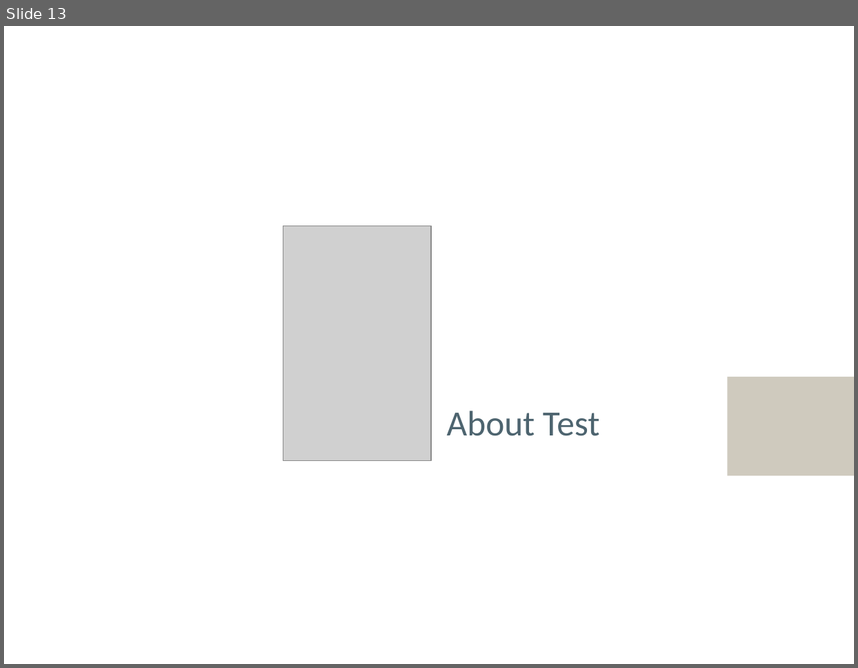
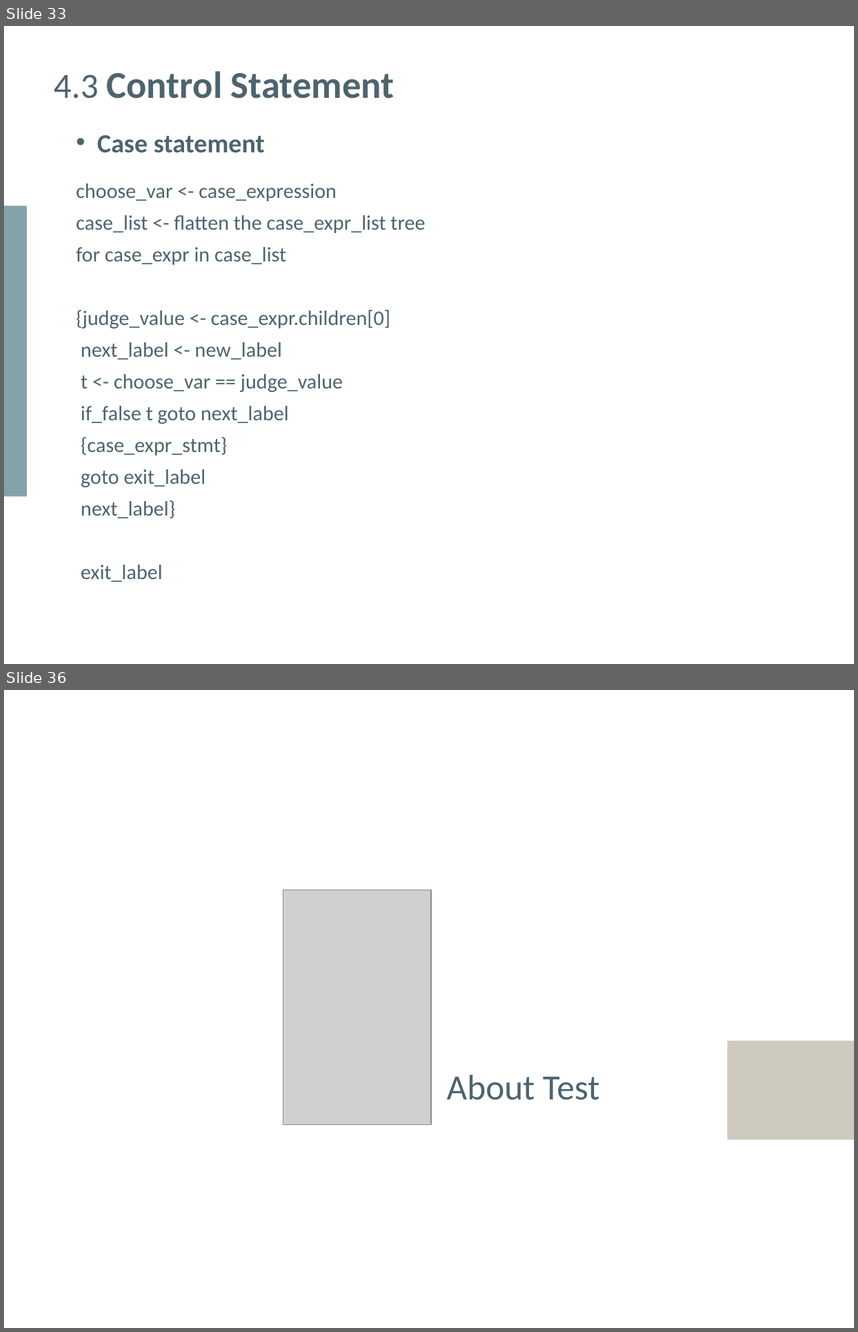
Before and after one commit to Yeeef/SOUP, a slide deck: report/Presentation.pptx. Shown one above the other, each under a label of ours: slide 13 before the commit, slides 33 and 36 after it; the slides between them are not shown. The pictures are 858x668 and 858x1332 pixels, drawn with LibreOffice and Linux fonts; fonts in the diff are those of the drawing; grey boxes stand for pictures. Boxes give left, top, right and bottom in pixels: in the first picture for what was removed or moved away, otherwise in the second. Text is boxed around its words. In the diff, an @@ line names an element or a change of style, - is before the commit and + after.

```diff
--- a/report/Presentation.pptx
+++ b/report/Presentation.pptx
@@ slide 33 added at <box>4,26,854,664</box>, background #FFFFFF @@
@@ text added at <box>54,71,395,98</box>, 32 pt, text #4D646F, bold @@
+4.3 Control Statement
@@ text added at <box>76,135,425,581</box>, 17.6 pt, text #4D646F @@
+• Case statement
+choose_var <- case_expression
+case_list <- flatten the case_expr_list tree
+for case_expr in case_list
+{judge_value <- case_expr.children[0]
+next_label <- new_label
+t <- choose_var == judge_value
+if_false t goto next_label
+{case_expr_stmt}
+goto exit_label
+next_label}
+exit_label
@@ rectangle added at <box>4,205,27,496</box>, fill #84A2AA @@
@@ what was slide 13 is now slide 36 @@
```
Also in this commit, not shown: 6 slides changed, 23 other slides added, 1 slide removed, 1 other file.
